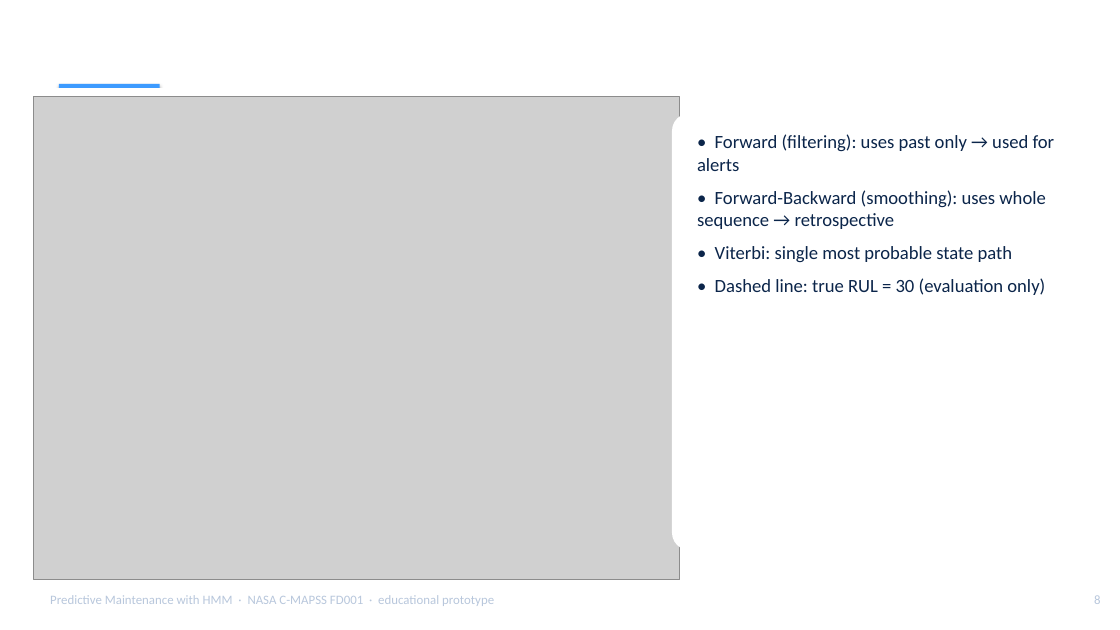
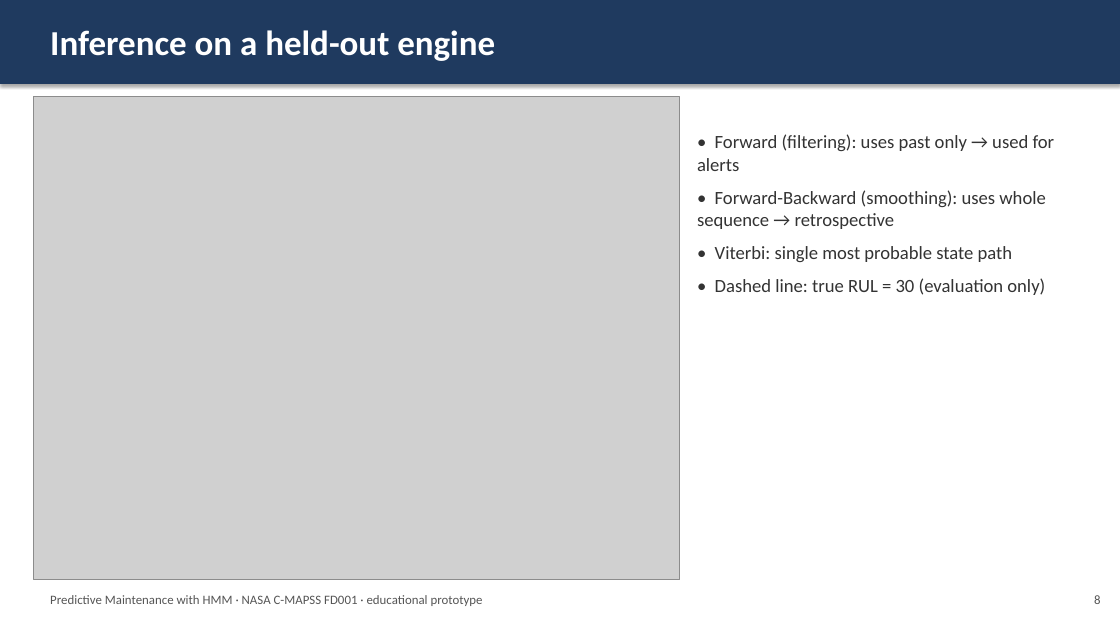
Before and after one commit to Ishita09-prog/predictive-maintenance-hmm, a slide deck: slide 8 of reports/Presentation.pptx. Drawn at 1120x630 pixels with LibreOffice and Linux fonts; fonts in the diff are those of the drawing; grey boxes stand for pictures; background and template pictures are left out. Boxes give left, top, right and bottom in pixels: in the first picture for what was removed or moved away, otherwise in the second. Text is boxed around its words. In the diff, an @@ line names an element or a change of style, - is before the commit and + after.

```diff
--- a/reports/Presentation.pptx
+++ b/reports/Presentation.pptx
@@ rectangle added at (0, 0, 1120, 84), fill #1F3A5F @@
@@ text "Inference on a held-out engine" rewrapped from (50, 25, 1059, 84) to (50, 30, 495, 61) @@
@@ rounded rectangle removed at (25, 88, 688, 588) @@
@@ rectangle removed at (59, 84, 160, 89) @@
@@ rounded rectangle removed at (672, 113, 1117, 550) @@
@@ text "• Forward (filtering): uses past ..." at (697, 134, 1055, 295): text colour #0B254A to #333333 @@
@@ text "Predictive Maintenance with HMM · ..." at (50, 595, 483, 606): text colour #B8C7DC to #555555 @@
@@ text "8" at (1094, 595, 1100, 604): text colour #B8C7DC to #555555 @@
```
Also in this commit, not shown: 13 other slides changed.
